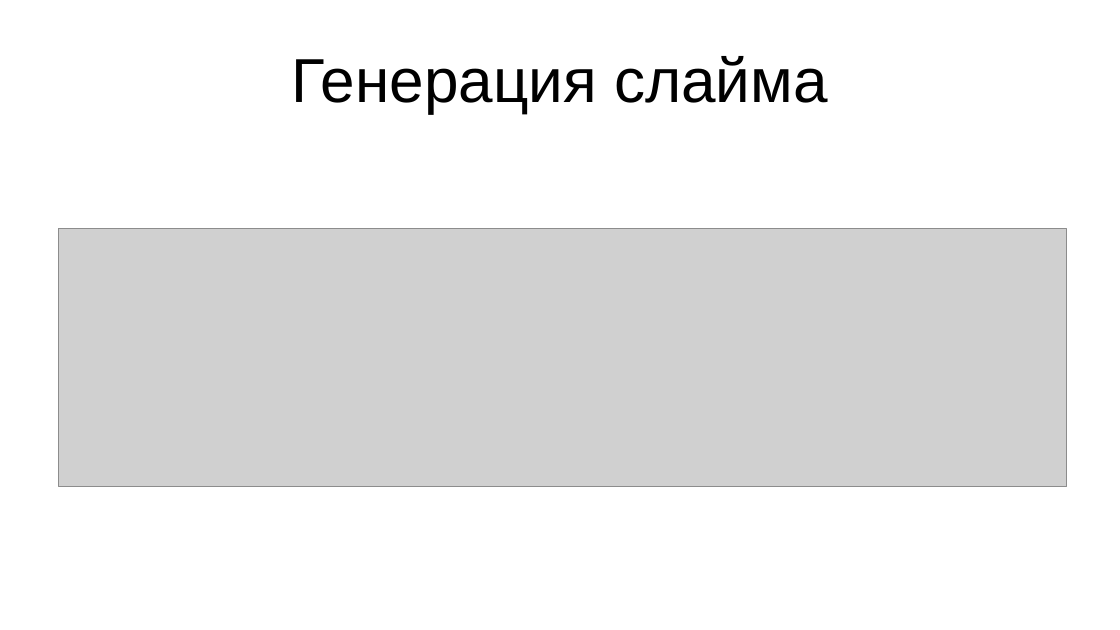
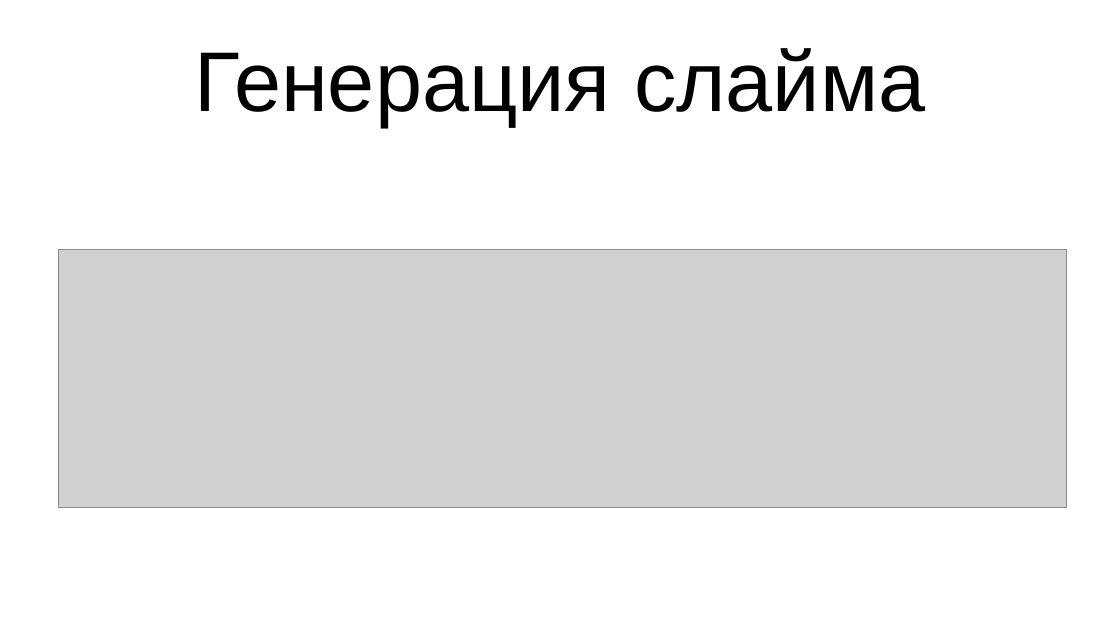
Before and after one commit to agarmirus/slime_toy_course_project, a slide deck: slide 10 of docs/pres/pres.odp. Drawn at 1120x630 pixels with LibreOffice and Linux fonts; fonts in the diff are those of the drawing; grey boxes stand for pictures. Boxes give left, top, right and bottom in pixels: in the first picture for what was removed or moved away, otherwise in the second. Text is boxed around its words. In the diff, an @@ line names an element or a change of style, - is before the commit and + after.

```diff
--- a/docs/pres/pres.odp
+++ b/docs/pres/pres.odp
@@ title "Генерация слайма" at [194, 48, 925, 126]: size 44 to 60 pt @@
@@ picture: place and size @@
-picture at [59, 229, 1067, 487]
+picture at [59, 250, 1067, 508]
```
Also in this commit, not shown: 13 other slides changed, 12 other files.
